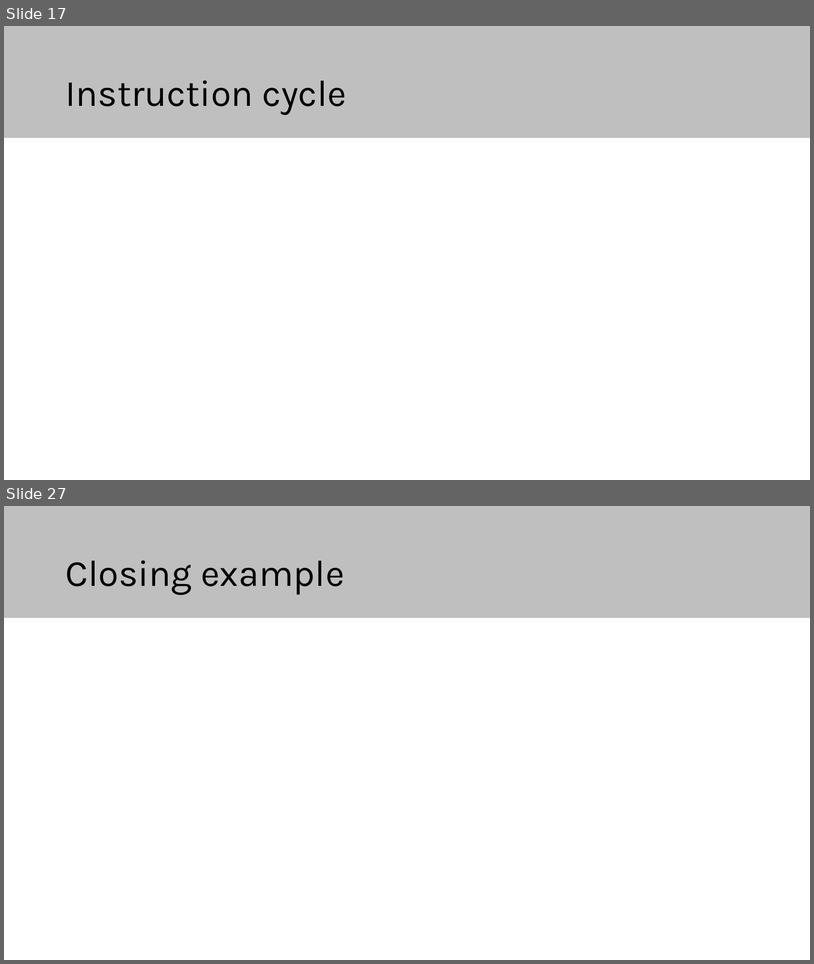
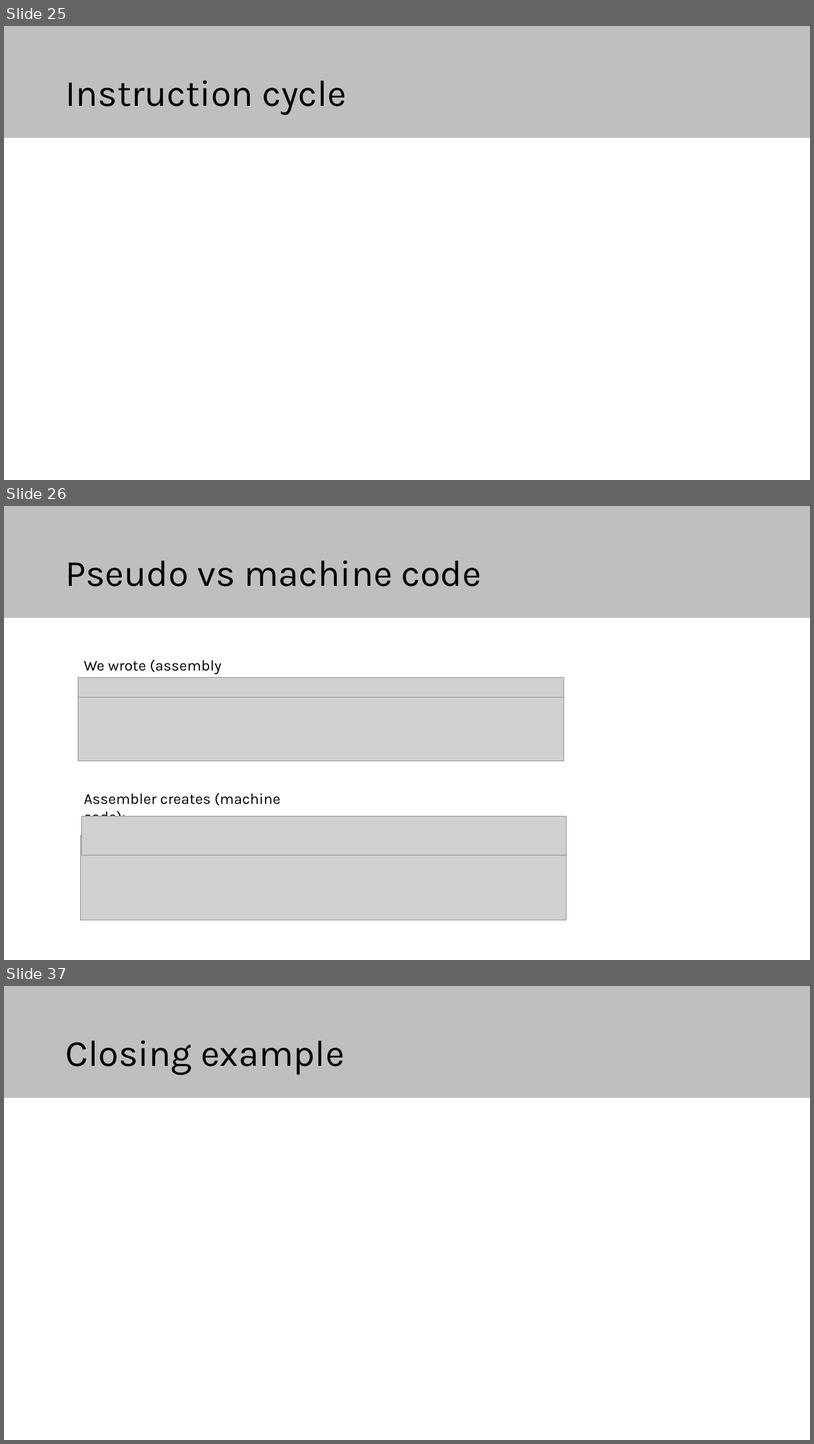
Before and after one commit to elias-at-chalmers/mop-lecture_notes-mirror, a slide deck: slides/lecture02-assembly1.pptx. Shown one above the other, each under a label of ours: slides 17 and 27 before the commit, slides 25, 26 and 37 after it; the slides between them are not shown. The pictures are 814x964 and 814x1444 pixels, drawn with LibreOffice and Linux fonts; fonts in the diff are those of the drawing; grey boxes stand for pictures. Boxes give left, top, right and bottom in pixels: in the first picture for what was removed or moved away, otherwise in the second. Text is boxed around its words. In the diff, an @@ line names an element or a change of style, - is before the commit and + after.

```diff
--- a/slides/lecture02-assembly1.pptx
+++ b/slides/lecture02-assembly1.pptx
@@ slide 26 added at box(4, 506, 810, 960), background #FFFFFF; not listed: 1 template element that a slide beside it also shows @@
@@ title added at box(65, 560, 481, 586), 44 pt, text #000000 @@
+Pseudo vs machine code
@@ text added at box(84, 660, 221, 678), 18 pt, text #000000 @@
+We wrote (assembly language):
@@ picture added at box(78, 677, 564, 761) @@
@@ picture added at box(78, 677, 564, 697) @@
@@ text added at box(84, 793, 281, 816), 18 pt, text #000000 @@
+Assembler creates (machine code):
@@ picture added at box(81, 816, 567, 855) @@
@@ picture added at box(80, 835, 567, 920) @@
@@ what was slide 17 is now slide 25 @@
@@ what was slide 27 is now slide 37 @@
```
Also in this commit, not shown: 8 slides changed, 13 other slides added, 4 slides removed, 1 other file.
